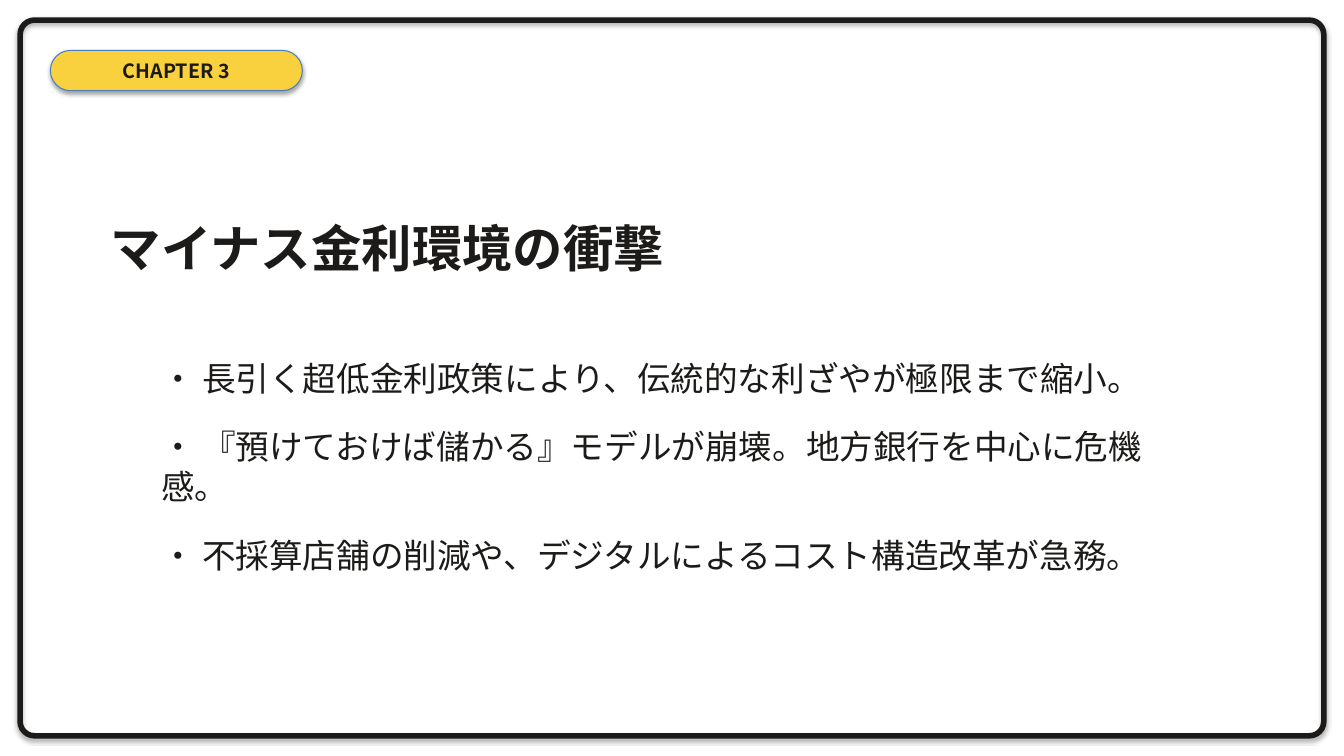
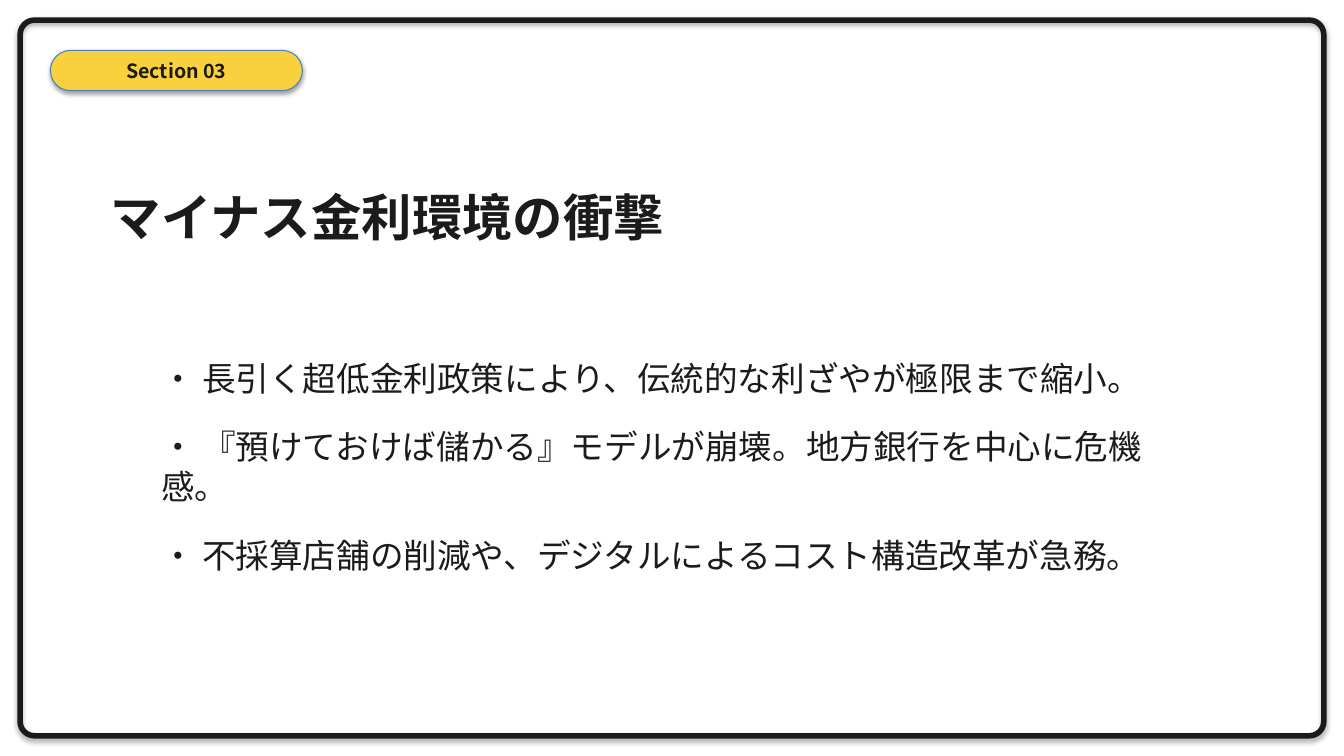
Before and after one commit to xilicrysta/bank-pptx, a slide deck: slide 16 of design-strategy/bank_strategy_presentation.pptx. Drawn at 1344x756 pixels with LibreOffice and Linux fonts; fonts in the diff are those of the drawing. Boxes give left, top, right and bottom in pixels: in the first picture for what was removed or moved away, otherwise in the second. Text is boxed around its words. In the diff, an @@ line names an element or a change of style, - is before the commit and + after.

Commit message:
Unify naming to Section, refactor generator class, and fix output path duplication (s)

```diff
--- a/design-strategy/bank_strategy_presentation.pptx
+++ b/design-strategy/bank_strategy_presentation.pptx
@@ text in rounded rectangle at [126,62,226,79]: text changed @@
-CHAPTER 3
+Section 03
@@ text "マイナス金利環境の衝撃": place and size @@
-text "マイナス金利環境の衝撃" at [111,223,664,272]
+text "マイナス金利環境の衝撃" at [111,192,664,241]
```
Also in this commit, not shown: 20 other slides changed, 1 other file.
